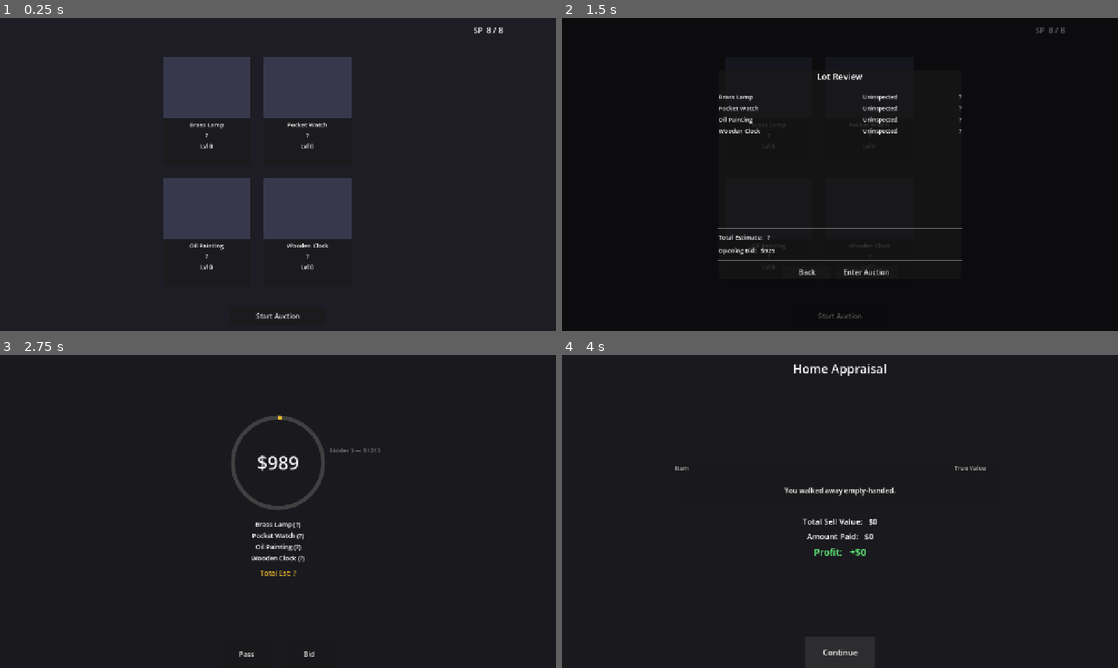
Above: before the commit, frames 1-4 (two rows, left to right).
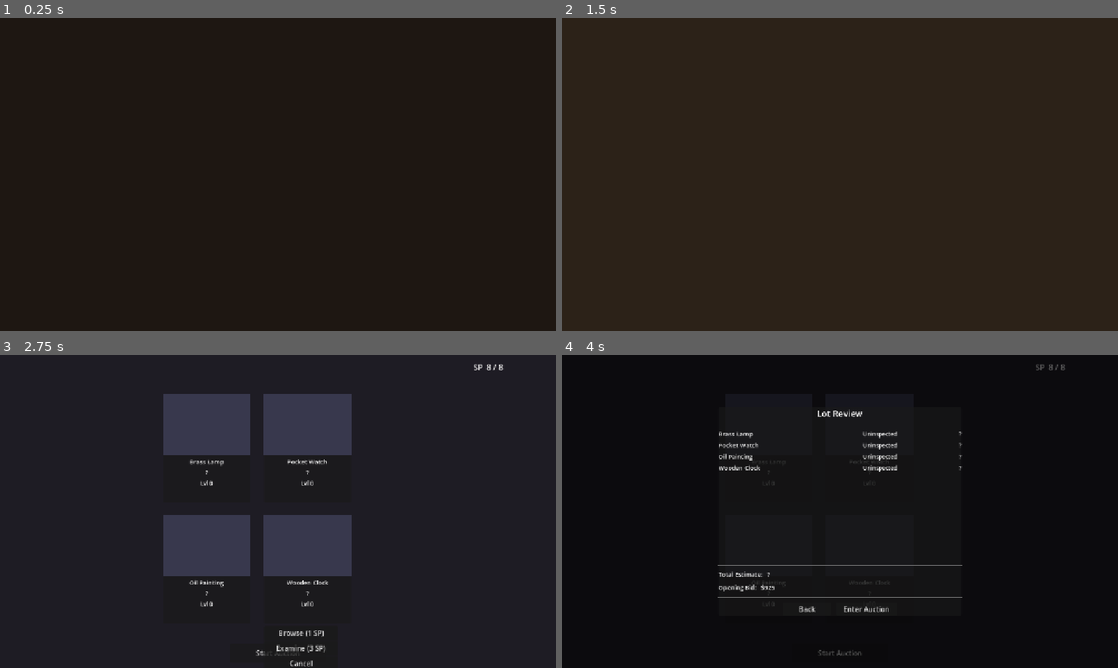
Above: after the commit, the same moments.

Repository: tomchang25/lot-and-haul
Game: Godot game, scene res://stage/runs/warehouse/warehouse_entry.tscn
The game is run twice, just before and just after one commit, with the same random seed, the same clock (stepped at 60 frames per second) and the same inputs. Before the commit the project starts from res://game/inspection/inspection_scene.tscn.
Inputs (mouse positions are in pixels of both pictures, inside the frame that each line leads up to):
- Up to frame 1 (0.25 s): no input
- Up to frame 2 (1.5 s): click (840, 315) at 0.5 s, where only the run before the commit has a clickable "Start Auction"; click (840, 315) at 1.25 s, where only the run before the commit has a clickable "Start Auction"
- Up to frame 3 (2.75 s): click (305, 608) at 2 s, where only the run before the commit has a clickable "Enter Auction"
- Up to frame 4 (4 s): click (806, 655) at 2.75 s, where only the run before the commit has a clickable "Pass"; click (840, 652) at 3.5 s, where only the run after the commit has a clickable "Start Auction"

The runs differ from the first frame. In frame 1, 13% of the frame differs, in the area x 29-91%, y 2-96%; in frame 2, 71%, in the area x 0-100%, y 0-100%; in frame 3, 13%; in frame 4, 3.4%.

Commit message:
feat: add warehouse entry point (stage/runs/warehouse/)
Implements the run entry scene that replaces the old direct-to-inspection
flow. The scene initialises all run state, plays a door-open animation
(closed → open), then advances automatically to Block 02.

GameManager changes:
- item_entries (Array[ItemEntry]) replaces current_lot (Array[ItemData])
- lot_data (LotData) added alongside item_entries
- inspection_results removed; level now lives on ItemEntry.inspection_level
- go_to_warehouse_entry(), go_to_inspection(), get_entry_for() added
- restart_run() and _init_default_lot() removed

New files:
- data/_definitions/lot_data.gd — LotData resource (aggressive_factor, knowledge_factor)
- stage/runs/warehouse/warehouse_entry.gd — run init + door animation
- stage/runs/warehouse/warehouse_entry.tscn — warehouse entry scene

Updated consumers:
- inspection_scene, list_review_popup, auction_scene, cargo_scene all read
  from item_entries instead of current_lot / inspection_results
- appraisal_scene Continue calls go_to_warehouse_entry() instead of restart_run()
- cargo_testbed injects item_entries instead of current_lot / inspection_results
- SceneRegistry gains warehouse_entry and inspection fields
- game_manager.tscn wires both new scene slots
- project.godot sets warehouse_entry as the main scene

https://claude.ai/code/session_01GBxp6xLJuEpettz86Mm2ne

Diff:
--- /dev/null
+++ b/data/_definitions/lot_data.gd
@@ -0,0 +1,13 @@
+# lot_data.gd
+# Properties of the lot as a whole for a single run.
+# Generated by the warehouse entry scene; relevant through the end of auction.
+class_name LotData
+extends Resource
+
+# ── State ─────────────────────────────────────────────────────────────────────
+
+# Scales NPC bidding aggression in Block 04. MVP: fixed at 1.0.
+@export var aggressive_factor: float = 1.0
+
+# Post Demo only; placeholder field, ignored for now.
+@export var knowledge_factor: float = 1.0
--- a/game/_shared/item_entry/item_entry.gd
+++ b/game/_shared/item_entry/item_entry.gd
@@ -6,11 +6,13 @@
 # ── State ─────────────────────────────────────────────────────────────────────
 
 var item_data: ItemData = null
+
+# Whether the item is wrapped in an opaque veil. MVP: always false.
+var is_veiled: bool = false
+
+# The veiled type shown when is_veiled is true. MVP: always null.
 var resolved_veiled_type: VeiledType = null
-var inspection_level: int = 0 # 0 veiled / 1 untouched / 2 browsed / 3 examined / 4 researched / 5 authenticated
 
-# ══ Computed properties ═══════════════════════════════════════════════════════
-
-
-func is_veiled() -> bool:
-    return inspection_level == 0
+# How far the player has investigated this item.
+# 0 = untouched / 1 = browsed / 2 = examined / 3 = researched / 4 = authenticated
+var inspection_level: int = 0
--- a/game/_shared/list_review/list_review_popup.gd
+++ b/game/_shared/list_review/list_review_popup.gd
@@ -30,15 +30,11 @@
     var has_unknown := false
     var true_value_sum := 0
 
-    for item: ItemData in GameManager.current_lot:
+    for entry: ItemEntry in GameManager.item_entries:
+        var item: ItemData = entry.item_data
+        var level: int = entry.inspection_level
+
         true_value_sum += item.true_value
-
-        var result: Dictionary = GameManager.inspection_results.get(
-            item,
-            { &"level": 0, &"clues_revealed": 0 },
-        )
-        var level: int = result[&"level"]
-
         _item_list.add_child(_make_row(item, level))
 
         match level:
--- a/game/appraisal/appraisal_scene.gd
+++ b/game/appraisal/appraisal_scene.gd
@@ -58,7 +58,7 @@
 
 
 func _on_continue_pressed() -> void:
-    GameManager.restart_run()
+    GameManager.go_to_warehouse_entry()
 
 # ══ Reveal sequence ════════════════════════════════════════════════════════════
 
--- a/game/auction/auction_scene.gd
+++ b/game/auction/auction_scene.gd
@@ -1,6 +1,6 @@
 # auction_scene.gd
 # Block 04 — The player watches a live bidding sequence and decides when to drop out.
-# Reads:  GameManager.current_lot
+# Reads:  GameManager.item_entries
 # Writes: GameManager.lot_result { "paid_price": int, "won_items": Array[ItemData] }
 extends Control
 
@@ -179,15 +179,11 @@
     var has_unknown := false
 
     # 1. Calculate true value for hidden logic and sum up estimates
-    for item: ItemData in GameManager.current_lot:
+    for entry: ItemEntry in GameManager.item_entries:
+        var item: ItemData = entry.item_data
+        var level: int = entry.inspection_level
+
         true_value_sum += item.true_value
-
-        # Get inspection level for this item
-        var result: Dictionary = GameManager.inspection_results.get(
-            item,
-            { &"level": 0, &"clues_revealed": 0 },
-        )
-        var level: int = result[&"level"]
 
         # Aggregate total range based on inspection levels
         match level:
@@ -300,9 +296,12 @@
     _pass_button.disabled = true
 
     if _last_bidder == "player":
+        var all_items: Array[ItemData] = []
+        for entry: ItemEntry in GameManager.item_entries:
+            all_items.append(entry.item_data)
         GameManager.lot_result = {
             &"paid_price": _current_display_price,
-            &"won_items": GameManager.current_lot.duplicate(),
+            &"won_items": all_items,
         }
         GameManager.go_to_cargo()
     else:
--- a/game/cargo/cargo_scene.gd
+++ b/game/cargo/cargo_scene.gd
@@ -1,6 +1,6 @@
 # cargo_scene.gd
 # Block 05 — Cargo Loading
-# Reads:  GameManager.lot_result.won_items, GameManager.inspection_results
+# Reads:  GameManager.lot_result.won_items, GameManager.item_entries (for inspection levels)
 # Writes: GameManager.cargo_items
 extends Control
 
@@ -97,11 +97,8 @@
         return
 
     for item: ItemData in _won_items:
-        var result: Dictionary = GameManager.inspection_results.get(
-            item,
-            { &"level": 0, &"clues_revealed": 0 },
-        )
-        var level: int = result.get(&"level", 0)
+        var entry: ItemEntry = GameManager.get_entry_for(item)
+        var level: int = entry.inspection_level if entry else 0
 
         var row: CargoItemRow = CargoItemRowScene.instantiate()
         _row_container.add_child(row)
--- a/game/inspection/inspection_scene.gd
+++ b/game/inspection/inspection_scene.gd
@@ -1,7 +1,7 @@
 # inspection_scene.gd
 # Block 02 — Inspection phase; player spends stamina to browse or examine lot items.
-# Reads:  GameManager.current_lot, GameManager.inspection_results
-# Writes: GameManager.inspection_results
+# Reads:  GameManager.item_entries
+# Writes: ItemEntry.inspection_level (on each entry)
 extends Control
 
 # ── Constants ─────────────────────────────────────────────────────────────────
@@ -24,6 +24,9 @@
 var _stamina := MAX_STAMINA
 var _active_item: ItemDisplay = null
 var _item_displays: Array[ItemDisplay] = []
+
+# Maps each ItemDisplay to its corresponding ItemEntry for fast level access.
+var _entry_for_display: Dictionary = {}
 
 # ── Timer / tween handles ─────────────────────────────────────────────────────
 
@@ -80,22 +83,22 @@
 func _on_browse() -> void:
     if _active_item == null:
         return
-    var result := _get_result(_active_item.item_data)
-    if result[&"level"] >= 1:
+    var entry: ItemEntry = _entry_for_display[_active_item]
+    if entry.inspection_level >= 1:
         _close_popup()
         return
-    _spend_stamina(_active_item, 1, BROWSE_COST)
+    _spend_stamina(_active_item, entry, 1, BROWSE_COST)
 
 
 func _on_examine() -> void:
     if _active_item == null:
         return
-    var result := _get_result(_active_item.item_data)
-    if result[&"level"] >= 2:
+    var entry: ItemEntry = _entry_for_display[_active_item]
+    if entry.inspection_level >= 2:
         _close_popup()
         return
-    var cost := 2 if result[&"level"] == 1 else EXAMINE_COST_BASE
-    _spend_stamina(_active_item, 2, cost)
+    var cost := 2 if entry.inspection_level == 1 else EXAMINE_COST_BASE
+    _spend_stamina(_active_item, entry, 2, cost)
 
 
 func _on_start_auction_pressed() -> void:
@@ -115,8 +118,8 @@
 
 
 func _populate_item_displays() -> void:
-    for i in GameManager.current_lot.size():
-        var item: ItemData = GameManager.current_lot[i]
+    for i: int in GameManager.item_entries.size():
+        var entry: ItemEntry = GameManager.item_entries[i]
 
         var display: ItemDisplay = ItemDisplayScene.instantiate()
         var col := i % ITEM_COLS
@@ -129,18 +132,18 @@
         display.custom_minimum_size = ITEM_SIZE
         _items_root.add_child(display)
 
-        var result := _get_result(item)
-        display.setup(item, result[&"level"])
+        display.setup(entry.item_data, entry.inspection_level)
         display.clicked.connect(_on_item_clicked)
         _item_displays.append(display)
+        _entry_for_display[display] = entry
 
 # ══ Popup ═════════════════════════════════════════════════════════════════════
 
 
 func _open_popup(display: ItemDisplay) -> void:
     _active_item = display
-    var result := _get_result(display.item_data)
-    _action_popup.refresh(result[&"level"], _stamina)
+    var entry: ItemEntry = _entry_for_display[display]
+    _action_popup.refresh(entry.inspection_level, _stamina)
 
     # Position popup directly below the item card
     var rect := display.get_global_rect()
@@ -155,17 +158,12 @@
 # ══ Stamina ═══════════════════════════════════════════════════════════════════
 
 
-func _spend_stamina(display: ItemDisplay, target_level: int, cost: int) -> void:
+func _spend_stamina(display: ItemDisplay, entry: ItemEntry, target_level: int, cost: int) -> void:
     if _stamina < cost:
         return
 
     _stamina -= cost
-
-    var item := display.item_data
-    GameManager.inspection_results[item] = {
-        &"level": target_level,
-        &"clues_revealed": ClueEvaluator.get_clues_revealed(item, target_level),
-    }
+    entry.inspection_level = target_level
     display.set_level(target_level)
     _stamina_hud.update_stamina(_stamina, MAX_STAMINA)
     _close_popup()
@@ -192,9 +190,3 @@
         Color.WHITE,
         0.5,
     ).set_ease(Tween.EASE_IN_OUT)
-
-# ══ Inspection logic ══════════════════════════════════════════════════════════
-
-
-func _get_result(item: ItemData) -> Dictionary:
-    return GameManager.inspection_results.get(item, { &"level": 0, &"clues_revealed": 0 })
--- a/global/autoload/game_manager/game_manager.gd
+++ b/global/autoload/game_manager/game_manager.gd
@@ -2,17 +2,18 @@
 
 @export var scenes: SceneRegistry
 
-# Current lot of 4 items placed in the warehouse scene (set before inspection begins).
-var current_lot: Array[ItemData] = []
+# One ItemEntry per item in the current lot.
+# Generated by the warehouse entry scene; persists through the full run.
+var item_entries: Array[ItemEntry] = []
 
-# Maps each ItemData → { "level": int, "clues_revealed": int }
-# Written by the inspection block; read by all subsequent blocks.
-var inspection_results: Dictionary = { }
+# Properties of this lot as a whole.
+# Generated by the warehouse entry scene; relevant through the end of auction.
+var lot_data: LotData = null
 
 # Written by Block 04 (Auction).
 # { "paid_price": int, "won_items": Array[ItemData] }
 # paid_price = 0 and won_items = [] when the player passes or loses.
-var lot_result: Dictionary = { }
+var lot_result: Dictionary = {}
 
 # Written by Block 05 (Cargo Loading).
 # The subset of won_items the player chose to bring home.
@@ -20,12 +21,18 @@
 
 # Written by Block 06 (Home Appraisal).
 # { "sell_value": int, "paid_price": int, "net": int }
-var run_result: Dictionary = { }
+var run_result: Dictionary = {}
 
 
-func _ready() -> void:
-    if current_lot.is_empty():
-        _init_default_lot()
+# ── Scene transitions ─────────────────────────────────────────────────────────
+
+
+func go_to_warehouse_entry() -> void:
+    get_tree().change_scene_to_packed(scenes.warehouse_entry)
+
+
+func go_to_inspection() -> void:
+    get_tree().change_scene_to_packed(scenes.inspection)
 
 
 func go_to_auction() -> void:
@@ -39,29 +46,13 @@
 func go_to_appraisal() -> void:
     get_tree().change_scene_to_packed(scenes.appraisal)
 
-# func go_to_home() -> void:
-#     get_tree().change_scene_to_packed(scenes.home)
+
+# ── Helpers ───────────────────────────────────────────────────────────────────
 
 
-func restart_run() -> void:
-    inspection_results.clear()
-    lot_result = { }
-    cargo_items.clear()
-    run_result = { }
-    _init_default_lot()
-    get_tree().change_scene_to_packed(scenes.inspection)
-
-
-# Populates the lot with the first four items for the vertical slice.
-func _init_default_lot() -> void:
-    current_lot.clear()
-    var paths: Array[String] = [
-        "res://data/items/brass_lamp.tres",
-        "res://data/items/pocket_watch.tres",
-        "res://data/items/oil_painting.tres",
-        "res://data/items/wooden_clock.tres",
-    ]
-    for path in paths:
-        var item := load(path) as ItemData
-        if item:
-            current_lot.append(item)
+# Returns the ItemEntry whose item_data matches item, or null if not found.
+func get_entry_for(item: ItemData) -> ItemEntry:
+    for entry: ItemEntry in item_entries:
+        if entry.item_data == item:
+            return entry
+    return null
--- a/global/autoload/game_manager/game_manager.tscn
+++ b/global/autoload/game_manager/game_manager.tscn
@@ -3,11 +3,15 @@
 [ext_resource type="Script" uid="uid://blmyetrjsicyl" path="res://global/autoload/game_manager/game_manager.gd" id="1_eg3k6"]
 [ext_resource type="PackedScene" uid="uid://bauctionscn01" path="res://game/auction/auction_scene.tscn" id="2_ea43q"]
 [ext_resource type="PackedScene" uid="uid://bcargoscn0001" path="res://game/cargo/cargo_scene.tscn" id="3_yimu3"]
+[ext_resource type="PackedScene" uid="uid://bwhscenetscn1" path="res://game/inspection/inspection_scene.tscn" id="4_inspect"]
 [ext_resource type="PackedScene" uid="uid://dsgsj2f826clw" path="res://game/appraisal/appraisal_scene.tscn" id="5_31m1u"]
 [ext_resource type="Script" uid="uid://bvxr6q4cplcj8" path="res://global/autoload/game_manager/scene_registry.gd" id="5_ea43q"]
+[ext_resource type="PackedScene" uid="uid://bwrhentry001" path="res://stage/runs/warehouse/warehouse_entry.tscn" id="6_warehse"]
 
 [sub_resource type="Resource" id="Resource_yimu3"]
 script = ExtResource("5_ea43q")
+warehouse_entry = ExtResource("6_warehse")
+inspection = ExtResource("4_inspect")
 auction = ExtResource("2_ea43q")
 cargo = ExtResource("3_yimu3")
 appraisal = ExtResource("5_31m1u")
--- a/global/autoload/game_manager/scene_registry.gd
+++ b/global/autoload/game_manager/scene_registry.gd
@@ -1,7 +1,8 @@
 class_name SceneRegistry
 extends Resource
 
+@export var warehouse_entry: PackedScene
+@export var inspection: PackedScene
 @export var auction: PackedScene
 @export var cargo: PackedScene
-@export var inspection: PackedScene
 @export var appraisal: PackedScene
--- a/project.godot
+++ b/project.godot
@@ -11,7 +11,7 @@
 [application]
 
 config/name="Lot and Haul"
-run/main_scene="res://game/inspection/inspection_scene.tscn"
+run/main_scene="res://stage/runs/warehouse/warehouse_entry.tscn"
 config/features=PackedStringArray("4.6", "Forward Plus")
 config/icon="res://icon.svg"
 
--- /dev/null
+++ b/stage/runs/warehouse/warehouse_entry.gd
@@ -0,0 +1,69 @@
+# warehouse_entry.gd
+# Run entry point — Warehouse Exterior.
+# Clears all previous run state, generates fresh item_entries and lot_data,
+# plays the door-open animation, then advances automatically to Block 02.
+# No player input required.
+extends Control
+
+# ── Constants ─────────────────────────────────────────────────────────────────
+
+# Fixed lot for the vertical slice. Replace with dynamic selection post-MVP.
+const ITEM_PATHS: Array[String] = [
+    "res://data/items/brass_lamp.tres",
+    "res://data/items/pocket_watch.tres",
+    "res://data/items/oil_painting.tres",
+    "res://data/items/wooden_clock.tres",
+]
+
+# ── Node references ───────────────────────────────────────────────────────────
+
+@onready var _closed_view: Control = $ClosedView
+@onready var _open_view: Control = $OpenView
+
+# ══ Lifecycle ═════════════════════════════════════════════════════════════════
+
+
+func _ready() -> void:
+    _init_run()
+    _play_door_animation()
+
+# ══ Run initialisation ════════════════════════════════════════════════════════
+
+
+func _init_run() -> void:
+    # Clear all previous run state.
+    GameManager.item_entries.clear()
+    GameManager.lot_data = null
+    GameManager.lot_result = {}
+    GameManager.cargo_items.clear()
+    GameManager.run_result = {}
+
+    # Generate one ItemEntry per item preset.
+    for path: String in ITEM_PATHS:
+        var item := load(path) as ItemData
+        if item == null:
+            push_error("warehouse_entry: failed to load item at %s" % path)
+            continue
+        var entry := ItemEntry.new()
+        entry.item_data = item
+        entry.is_veiled = false          # MVP: always false
+        entry.resolved_veiled_type = null # MVP: always null
+        entry.inspection_level = 0
+        GameManager.item_entries.append(entry)
+
+    # Generate lot_data.
+    var ld := LotData.new()
+    ld.aggressive_factor = 1.0  # MVP: fixed
+    GameManager.lot_data = ld
+
+# ══ Door animation ════════════════════════════════════════════════════════════
+
+
+func _play_door_animation() -> void:
+    _open_view.modulate.a = 0.0
+    var tween := create_tween()
+    tween.tween_interval(0.5)
+    tween.tween_property(_closed_view, "modulate:a", 0.0, 0.6)
+    tween.tween_property(_open_view, "modulate:a", 1.0, 0.6)
+    tween.tween_interval(0.3)
+    tween.tween_callback(GameManager.go_to_inspection)
--- /dev/null
+++ b/stage/runs/warehouse/warehouse_entry.tscn
@@ -0,0 +1,60 @@
+[gd_scene format=3 uid="uid://bwrhentry001"]
+
+[ext_resource type="Script" path="res://stage/runs/warehouse/warehouse_entry.gd" id="1_wentry"]
+
+[node name="WarehouseEntry" type="Control"]
+layout_mode = 3
+anchors_preset = 15
+anchor_right = 1.0
+anchor_bottom = 1.0
+grow_horizontal = 2
+grow_vertical = 2
+script = ExtResource("1_wentry")
+
+[node name="Background" type="ColorRect" parent="."]
+layout_mode = 1
+anchors_preset = 15
+anchor_right = 1.0
+anchor_bottom = 1.0
+grow_horizontal = 2
+grow_vertical = 2
+mouse_filter = 2
+color = Color(0.08, 0.06, 0.05, 1)
+
+[node name="ClosedView" type="Control" parent="."]
+layout_mode = 1
+anchors_preset = 15
+anchor_right = 1.0
+anchor_bottom = 1.0
+grow_horizontal = 2
+grow_vertical = 2
+mouse_filter = 2
+
+[node name="ColorRect" type="ColorRect" parent="ClosedView"]
+layout_mode = 1
+anchors_preset = 15
+anchor_right = 1.0
+anchor_bottom = 1.0
+grow_horizontal = 2
+grow_vertical = 2
+mouse_filter = 2
+color = Color(0.12, 0.09, 0.07, 1)
+
+[node name="OpenView" type="Control" parent="."]
+layout_mode = 1
+anchors_preset = 15
+anchor_right = 1.0
+anchor_bottom = 1.0
+grow_horizontal = 2
+grow_vertical = 2
+mouse_filter = 2
+
+[node name="ColorRect" type="ColorRect" parent="OpenView"]
+layout_mode = 1
+anchors_preset = 15
+anchor_right = 1.0
+anchor_bottom = 1.0
+grow_horizontal = 2
+grow_vertical = 2
+mouse_filter = 2
+color = Color(0.22, 0.17, 0.12, 1)
--- a/stage/testbeds/cargo_testbed/cargo_testbed.gd
+++ b/stage/testbeds/cargo_testbed/cargo_testbed.gd
@@ -16,7 +16,7 @@
 @export var won_items: Array[ItemData] = []
 
 # Inspection level per item, matched by index.
-# 0 = uninspected, 1 = browsed, 2 = examined.
+# 0 = untouched, 1 = browsed, 2 = examined.
 # If shorter than won_items, remaining items default to 0.
 @export var inspection_levels: Array[int] = []
 
@@ -34,19 +34,13 @@
 
 
 func _inject_fake_state() -> void:
-    # Populate current_lot so cargo_scene can reference item identity.
-    GameManager.current_lot.clear()
-    for item in won_items:
-        GameManager.current_lot.append(item)
-
-    # Build inspection_results from the configured levels.
-    GameManager.inspection_results.clear()
-    for i in won_items.size():
-        var level: int = inspection_levels[i] if i < inspection_levels.size() else 0
-        GameManager.inspection_results[won_items[i]] = {
-            &"level": level,
-            &"clues_revealed": ClueEvaluator.get_clues_revealed(won_items[i], level),
-        }
+    # Build item_entries from the configured items and inspection levels.
+    GameManager.item_entries.clear()
+    for i: int in won_items.size():
+        var entry := ItemEntry.new()
+        entry.item_data = won_items[i]
+        entry.inspection_level = inspection_levels[i] if i < inspection_levels.size() else 0
+        GameManager.item_entries.append(entry)
 
     # Simulate a won auction result.
     GameManager.lot_result = {
